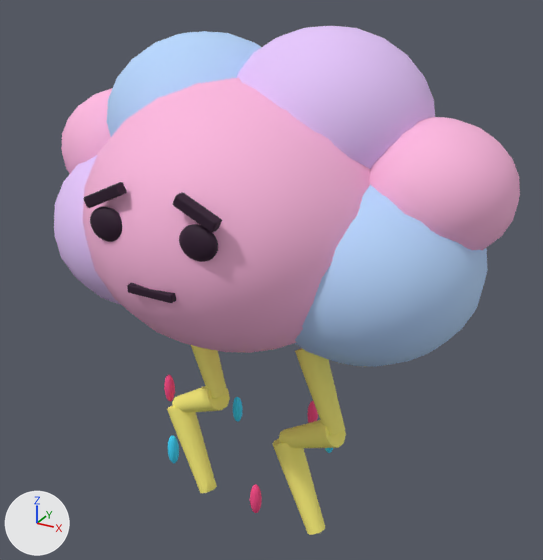
Two versions of the glTF model assets/monsters/forged/cotton_puff.glb, one commit apart.
The view is the same before and after, from a 50 mm camera at (0.714, -1.181, 1.315) aimed at (0.032, 0.06, 0.695). Every picture has the same lights, and +X, +Y and +Z are marked at lower left. The first picture is the older version. Vertices at exactly the same position are counted once.

Before the edit, the objects in view are built like this:
```python
mat_bolt = principled_material('bolt')
mat_bolt.base_color = (1.0, 0.905, 0.195)  # yellow #fff47a
mat_bolt.roughness = 0.75
mat_spr1 = principled_material('spr1')
mat_spr1.base_color = (1.0, 0.0685, 0.254)  # pink #ff4a8a
mat_spr1.roughness = 0.75
mat_spr2 = principled_material('spr2')
mat_spr2.base_color = (0.0423, 0.687, 1.0)  # cyan #3ad8ff
mat_spr2.roughness = 0.75
me_cotton_puff = bpy.data.meshes.new('cotton_puff')
me_cotton_puff.from_pydata(...)  # 4380 vertices, 8660 faces; spans x -0.49..0.49, y -0.3..0.44, z 0.191..1.19
# faces by material slot: [1760, 880, 880, 1204, 1296, 1320, 1320]
me_cotton_puff.materials.append(mat_puff)  # pink #ffb8e0
me_cotton_puff.materials.append(mat_puff2)  # blue #b8d8ff
me_cotton_puff.materials.append(mat_puff3)  # purple #e8c8ff
me_cotton_puff.materials.append(mat_eye)  # black #2a0a2a
me_cotton_puff.materials.append(mat_bolt)  # yellow #fff47a
me_cotton_puff.materials.append(mat_spr2)  # cyan #3ad8ff
me_cotton_puff.materials.append(mat_spr1)  # pink #ff4a8a
ob_cotton_puff = bpy.data.objects.new('cotton_puff', me_cotton_puff)
ob_cotton_puff.location = (0.0, 0.0, 0.0)
```
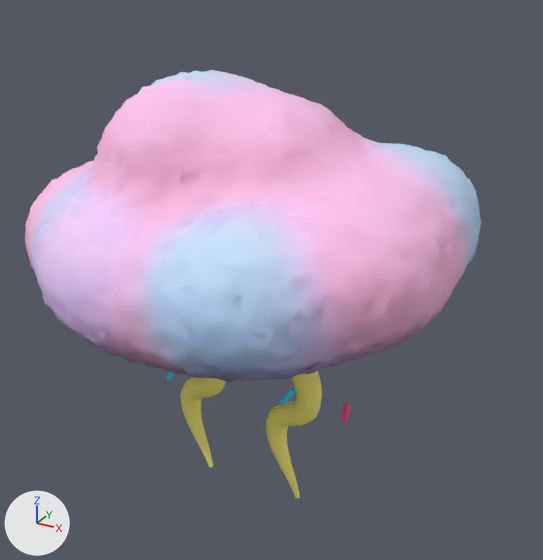
Where the change shows, as pixel boxes (x1, y1, x2, y2) in the pictures (543 x 560 px; the box of a moved part takes in the faces that stretch with it):
'cotton_puff', recoloured, reshaped (16% shorter)
    before: (54, 26, 520, 535)
    after: (25, 70, 481, 498)
part 1 of me_cotton_puff, moved or reshaped (not visible afterwards)
    before: (127, 283, 176, 303)
part 2 of me_cotton_puff, rebuilt
    before: (83, 78, 370, 353)
    after: (25, 70, 481, 382)
part 3 of me_cotton_puff, rebuilt
    before: (191, 345, 228, 399)
    after: (180, 377, 226, 467)
part 4 of me_cotton_puff, deleted
    before: (54, 26, 520, 513)
part 5 of me_cotton_puff, moved or reshaped
    before: (167, 185, 488, 535)
    after: (166, 371, 350, 498)

What changed in the scene script:
```text
Change mat_bolt:
    where n0 = _N.new('ShaderNodeBsdfPrincipled'); n0.name = 'Principled BSDF'
    remove n0.inputs[0].default_value = (1.0, 0.905, 0.195, 1.0)  # 'Base Color', yellow #fff47a
    add n2 = _N.new('ShaderNodeMix'); n2.name = 'Mix'
    add n2.data_type = 'RGBA'
    add n2.blend_type = 'MULTIPLY'
    add n2.inputs[0].default_value = 1.0  # 'Factor'
    add n2.inputs[7].default_value = (1.0, 0.905, 0.195, 1.0)  # 'B', yellow #fff47a
    add n3 = _N.new('ShaderNodeVertexColor'); n3.name = 'Color Attribute'
    add _L.new(n2.outputs[2], n0.inputs[0])  # 'Result' to 'Base Color'
    add _L.new(n3.outputs[0], n2.inputs[6])  # 'Color' to 'A'
Change mat_spr2:
    where n0 = _N.new('ShaderNodeBsdfPrincipled'); n0.name = 'Principled BSDF'
    remove n0.inputs[0].default_value = (0.0423, 0.687, 1.0, 1.0)  # 'Base Color', cyan #3ad8ff
    add n2 = _N.new('ShaderNodeMix'); n2.name = 'Mix'
    add n2.data_type = 'RGBA'
    add n2.blend_type = 'MULTIPLY'
    add n2.inputs[0].default_value = 1.0  # 'Factor'
    add n2.inputs[7].default_value = (0.0423, 0.687, 1.0, 1.0)  # 'B', cyan #3ad8ff
    add n3 = _N.new('ShaderNodeVertexColor'); n3.name = 'Color Attribute'
    add _L.new(n2.outputs[2], n0.inputs[0])  # 'Result' to 'Base Color'
    add _L.new(n3.outputs[0], n2.inputs[6])  # 'Color' to 'A'
Change mat_spr1:
    where n0 = _N.new('ShaderNodeBsdfPrincipled'); n0.name = 'Principled BSDF'
    remove n0.inputs[0].default_value = (1.0, 0.0685, 0.254, 1.0)  # 'Base Color', pink #ff4a8a
    add n2 = _N.new('ShaderNodeMix'); n2.name = 'Mix'
    add n2.data_type = 'RGBA'
    add n2.blend_type = 'MULTIPLY'
    add n2.inputs[0].default_value = 1.0  # 'Factor'
    add n2.inputs[7].default_value = (1.0, 0.0685, 0.254, 1.0)  # 'B', pink #ff4a8a
    add n3 = _N.new('ShaderNodeVertexColor'); n3.name = 'Color Attribute'
    add _L.new(n2.outputs[2], n0.inputs[0])  # 'Result' to 'Base Color'
    add _L.new(n3.outputs[0], n2.inputs[6])  # 'Color' to 'A'
Add mat_body_paint:
    mat_body_paint = bpy.data.materials.new('Body_paint')
    mat_body_paint.use_nodes = True; mat_body_paint.node_tree.nodes.clear()
    _N = mat_body_paint.node_tree.nodes; _L = mat_body_paint.node_tree.links
    n0 = _N.new('ShaderNodeBsdfPrincipled'); n0.name = 'Principled BSDF'
    n0.inputs[2].default_value = 0.7  # 'Roughness'
    n1 = _N.new('ShaderNodeOutputMaterial'); n1.name = 'Material Output'
    n2 = _N.new('ShaderNodeVertexColor'); n2.name = 'Color Attribute'
    _L.new(n0.outputs[0], n1.inputs[0])  # 'BSDF' to 'Surface'
    _L.new(n2.outputs[0], n0.inputs[0])  # 'Color' to 'Base Color'
Change me_cotton_puff:
    remove me_cotton_puff.from_pydata(...)  # 4380 vertices, 8660 faces; spans x -0.49..0.49, y -0.3..0.44, z 0.191..1.19
    remove me_cotton_puff.materials.append(mat_puff)  # pink #ffb8e0
    remove me_cotton_puff.materials.append(mat_puff2)  # blue #b8d8ff
    remove me_cotton_puff.materials.append(mat_puff3)  # purple #e8c8ff
    add me_cotton_puff.from_pydata(...)  # 5770 vertices, 11484 faces; spans x -0.438..0.437, y -0.36..0.359, z 0.238..1.108
    me_cotton_puff part 1: the loose piece of 56 vertices spanning x -0.045..0.045, y -0.297..-0.282, z 0.793..0.808 is scaled about its middle by (0.775, 0.626, 0.784), then moved by (0.0, -0.01, -0.07)
    me_cotton_puff part 2: the loose piece of 222 vertices spanning x -0.3..0.3, y -0.3..0.3, z 0.595..1.105 is rebuilt with 4202 vertices and now spans x -0.438..0.437, y -0.36..0.359, z 0.615..1.108, in mat_body_paint
    me_cotton_puff part 3: the loose piece of 110 vertices spanning x -0.146..-0.023, y -0.059..0.028, z 0.44..0.615 is rebuilt with 310 vertices and now spans x -0.165..-0.033, y -0.044..0.028, z 0.238..0.632
    me_cotton_puff part 4: 15 loose pieces with 2998 vertices, spanning x -0.49..0.49, y -0.295..0.32, z 0.265..1.19, are deleted
    me_cotton_puff part 5: 994 vertices removed from x -0.24..0.46, y -0.17..0.44, z 0.191..0.984; 758 vertices added at x -0.197..0.187, y -0.048..0.156, z 0.238..0.632
    other edits to the shape of me_cotton_puff do not show in these pictures
    add me_cotton_puff.materials.append(mat_body_paint)
```
